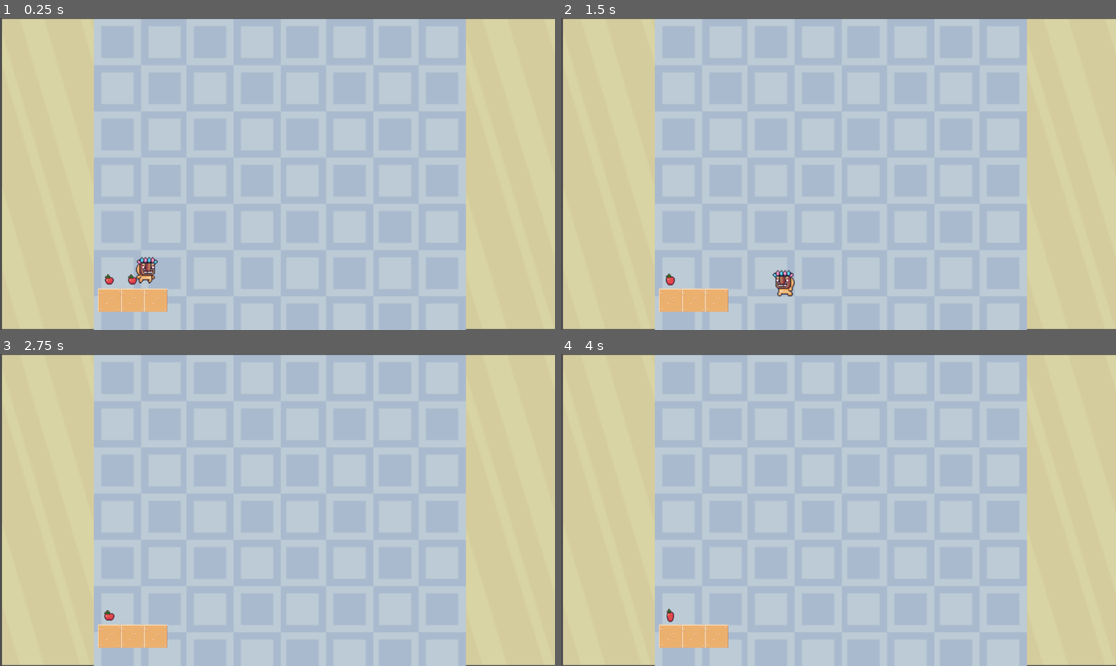
Above: before the commit, frames 1-4 (two rows, left to right).
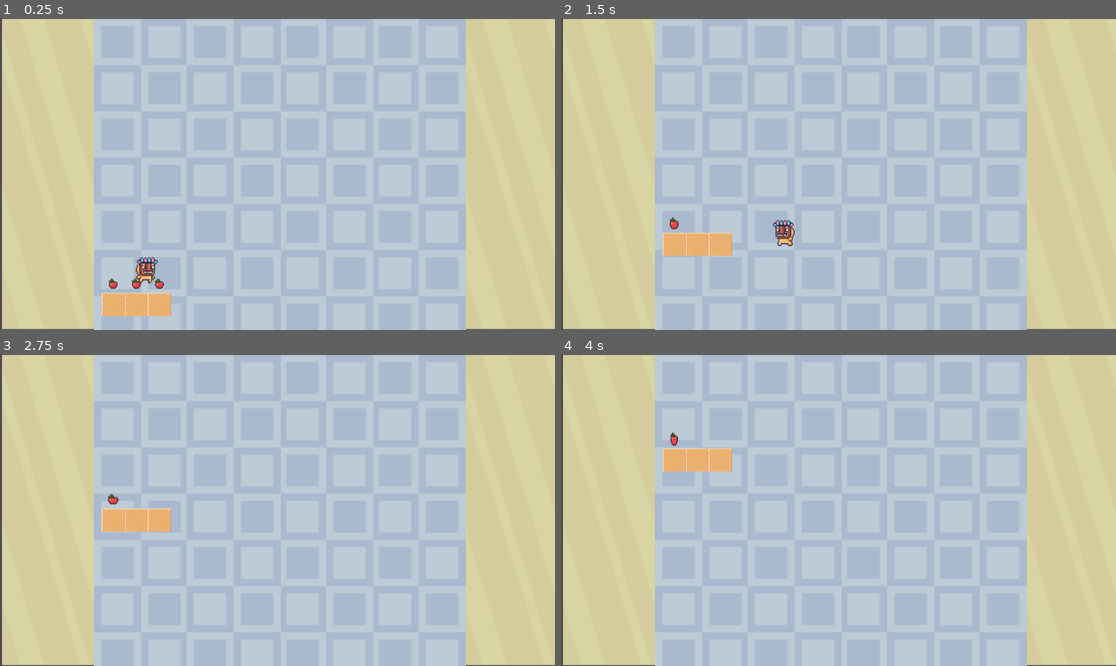
Above: after the commit, the same moments.

Repository: Isha-1202/Jump-To-Live
Game: Godot game, scene res://Scenes/Game.tscn
The game is run twice, just before and just after one commit, with the same random seed, the same clock (stepped at 60 frames per second) and the same inputs.
Inputs (mouse positions are in pixels of both pictures, inside the frame that each line leads up to):
- Up to frame 1 (0.25 s): no input
- Up to frame 2 (1.5 s): tap Enter at 0.5 s; move the mouse to (960, 158) at 0.52 s; hold D (right) 0.53-1.28 s; tap Space (jump) at 0.6, 0.77, 1.07, 1.35 s; click (960, 158) at 0.67 s; move the mouse to (727, 189) at 1.27 s; hold A (left) from 1.28 s (still down)
- Up to frame 3 (2.75 s): tap Space (jump) at 1.52, 1.82, 2.1 s; move the mouse to (333, 441) at 2.02 s; release A (left) at 2.03 s; hold D (right) from 2.03 s (still down)
- Up to frame 4 (4 s): move the mouse to (810, 572) at 2.77 s; tap Space (jump) at 2.85, 3.02, 3.32, 3.6, 3.77 s; click (810, 572) at 2.92 s; move the mouse to (1005, 556) at 3.52 s; release D (right) at 3.53 s; hold A (left) from 3.53 s (still down)

The runs differ from the first frame. In frame 1, 0.7% of the frame differs, in the area x 17-31%, y 81-96%; in frame 2, 2.5%, in the area x 17-43%, y 63-95%; in frame 3, 2.0%; in frame 4, 2.0%.

Commit message:
实现了二段跳功能和平台上升功能

Diff:
--- a/Scenes/Blocks.tscn
+++ b/Scenes/Blocks.tscn
@@ -1,12 +1,20 @@
 [gd_scene format=3 uid="uid://d4ieiyv2ipfl3"]
 
 [ext_resource type="Texture2D" uid="uid://bmpq2lsqteydw" path="res://pixel-platformer-blocks/Tilemap/small_sand_packed.png" id="1_0oded"]
+[ext_resource type="Script" uid="uid://donyaxtlxravn" path="res://Script/blocks.gd" id="1_cthyg"]
+[ext_resource type="Script" uid="uid://6oyd5uat25jh" path="res://Script/PlayerMovementData.gd" id="2_p52ej"]
 [ext_resource type="PackedScene" uid="uid://xpcfpo63gnnf" path="res://Scenes/fruits.tscn" id="2_vf3am"]
+
+[sub_resource type="Resource" id="Resource_xagor"]
+script = ExtResource("2_p52ej")
+metadata/_custom_type_script = "uid://6oyd5uat25jh"
 
 [sub_resource type="RectangleShape2D" id="RectangleShape2D_0oded"]
 size = Vector2(144, 48)
 
-[node name="Blocks" type="StaticBody2D" unique_id=1987216664 groups=["blocks"]]
+[node name="Blocks" type="AnimatableBody2D" unique_id=215743932 groups=["blocks"]]
+script = ExtResource("1_cthyg")
+movement_data = SubResource("Resource_xagor")
 
 [node name="Blocks" type="Sprite2D" parent="." unique_id=2101994106]
 
--- a/Scenes/Game.tscn
+++ b/Scenes/Game.tscn
@@ -6,6 +6,12 @@
 [ext_resource type="PackedScene" uid="uid://dixbpdasph30e" path="res://Scenes/player.tscn" id="3_j5yw3"]
 [ext_resource type="PackedScene" uid="uid://d4ieiyv2ipfl3" path="res://Scenes/Blocks.tscn" id="4_kldst"]
 
+[sub_resource type="RectangleShape2D" id="RectangleShape2D_b2bpf"]
+size = Vector2(64.335075, 64.397514)
+
+[sub_resource type="RectangleShape2D" id="RectangleShape2D_7lihs"]
+size = Vector2(65.47312, 64.397514)
+
 [node name="主场景" type="Node2D" unique_id=997353622 groups=["fruits"]]
 script = ExtResource("1_b2bpf")
 
@@ -13,15 +19,29 @@
 position = Vector2(573, 322)
 offset = Vector2(0, -0.025)
 
-[node name="Wall" type="Sprite2D" parent="." unique_id=1948133159]
+[node name="Wall" type="StaticBody2D" parent="." unique_id=875693274]
 position = Vector2(96.50001, 321.99997)
 scale = Vector2(2.9843752, 10.0625)
+
+[node name="wall" type="Sprite2D" parent="Wall" unique_id=1496211714]
+scale = Vector2(1.0000001, 1)
 texture = ExtResource("1_gl6un")
 
-[node name="Wall2" type="Sprite2D" parent="." unique_id=2082212942]
+[node name="CollisionShape2D" type="CollisionShape2D" parent="Wall" unique_id=466421354]
+position = Vector2(-0.16753769, 0.19875908)
+scale = Vector2(1.0000001, 1)
+shape = SubResource("RectangleShape2D_b2bpf")
+
+[node name="Wall2" type="StaticBody2D" parent="." unique_id=1064786089]
 position = Vector2(1057.75, 322)
 scale = Vector2(3.0546887, 10.0625)
+
+[node name="Sprite2D" type="Sprite2D" parent="Wall2" unique_id=627468583]
 texture = ExtResource("1_gl6un")
+
+[node name="CollisionShape2D" type="CollisionShape2D" parent="Wall2" unique_id=1362687649]
+position = Vector2(0.73657227, 0.19875717)
+shape = SubResource("RectangleShape2D_7lihs")
 
 [node name="BG" type="Sprite2D" parent="." unique_id=1151473602]
 
@@ -109,4 +129,4 @@
 position = Vector2(144, 296)
 
 [node name="Blocks" parent="." unique_id=1057384372 instance=ExtResource("4_kldst")]
-position = Vector2(192, 432)
+position = Vector2(200, 464)
--- a/Script/PlayerMovementData.gd
+++ b/Script/PlayerMovementData.gd
@@ -4,3 +4,5 @@
 @export var speed = 300.0
 @export var jump_velocity = -400.0
 @export var acceleration = 400 #加速度
+@export var air_acceleration = 400 #空中加速度
+@export var blocks_speed = -100 #平台上升速度
--- /dev/null
+++ b/Script/blocks.gd
@@ -0,0 +1,9 @@
+extends AnimatableBody2D
+@export var movement_data : PlayerMovementData
+
+# Called every frame. 'delta' is the elapsed time since the previous frame.
+func _physics_process(delta: float) -> void:
+	position += Vector2(0,movement_data.blocks_speed) * delta
+
+	if position.y < -200:
+		queue_free()
--- a/Script/player.gd
+++ b/Script/player.gd
@@ -4,10 +4,13 @@
 
 @export var animator : AnimatedSprite2D
 
+var air_jump = false#空中二段跳
+
 func _physics_process(delta: float) -> void:
 	_jump_and_fall(delta)
 	_handle_jump()
 	var direction := Input.get_axis("left", "right")
+	_handle_air_acceleration(direction, delta)
 	_axis_move(direction)
 	_animator_flip(direction)
 	#设置土狼时间
@@ -32,14 +35,20 @@
 #跳跃触发条件
 func _handle_jump():
 	# Handle jump.
+	if is_on_floor():
+		air_jump = true
+
 	if is_on_floor() or $CoyoteTime.time_left > 0.0:
 		if Input.is_action_just_pressed("jump"):
 			velocity.y = movement_data.jump_velocity
 
-	#if not is_on_floor():
-		#if Input.is_action_just_pressed("jump") and velocity.y < movement_data.jump_velocity/2:
-			#velocity.y = movement_data.jump_velocity/2
-
+	if not is_on_floor():
+		if Input.is_action_just_pressed("jump") and velocity.y < movement_data.jump_velocity/2:
+			velocity.y = movement_data.jump_velocity/2
+			#空中二段跳
+		if Input.is_action_just_pressed("jump") and air_jump:
+			velocity.y = movement_data.jump_velocity * 0.8
+			air_jump = false
 
 #水平移动
 func _axis_move(direction):
@@ -57,3 +66,8 @@
 		animator.play("run")
 	else:
 		animator.play("idle")
+
+func _handle_air_acceleration(direction, delta):
+	if is_on_floor(): return
+	if direction != 0:
+		velocity.x = move_toward(velocity.x,movement_data.speed * direction,movement_data.air_acceleration * delta)
Not shown, added: Script/blocks.gd.uid
